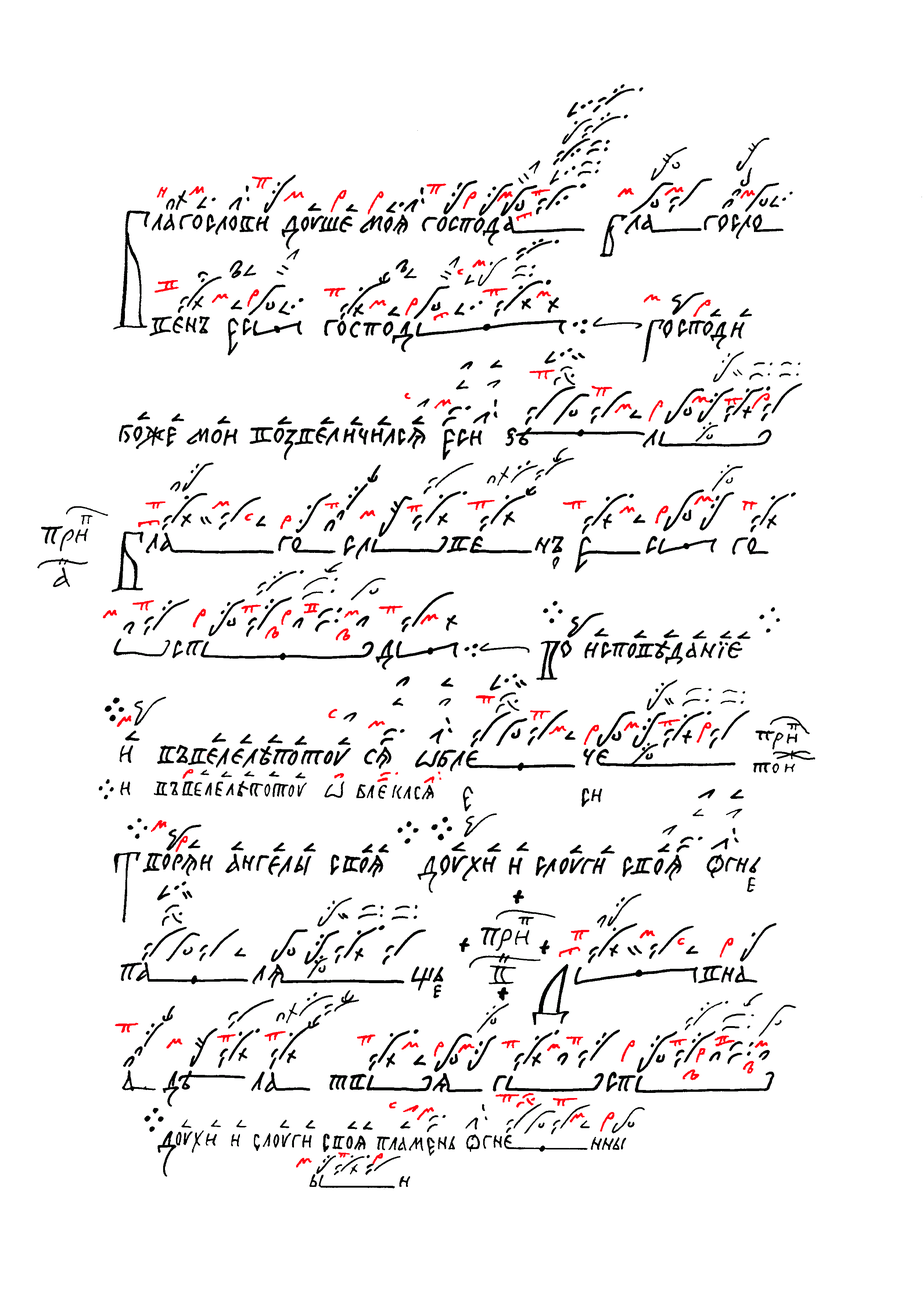
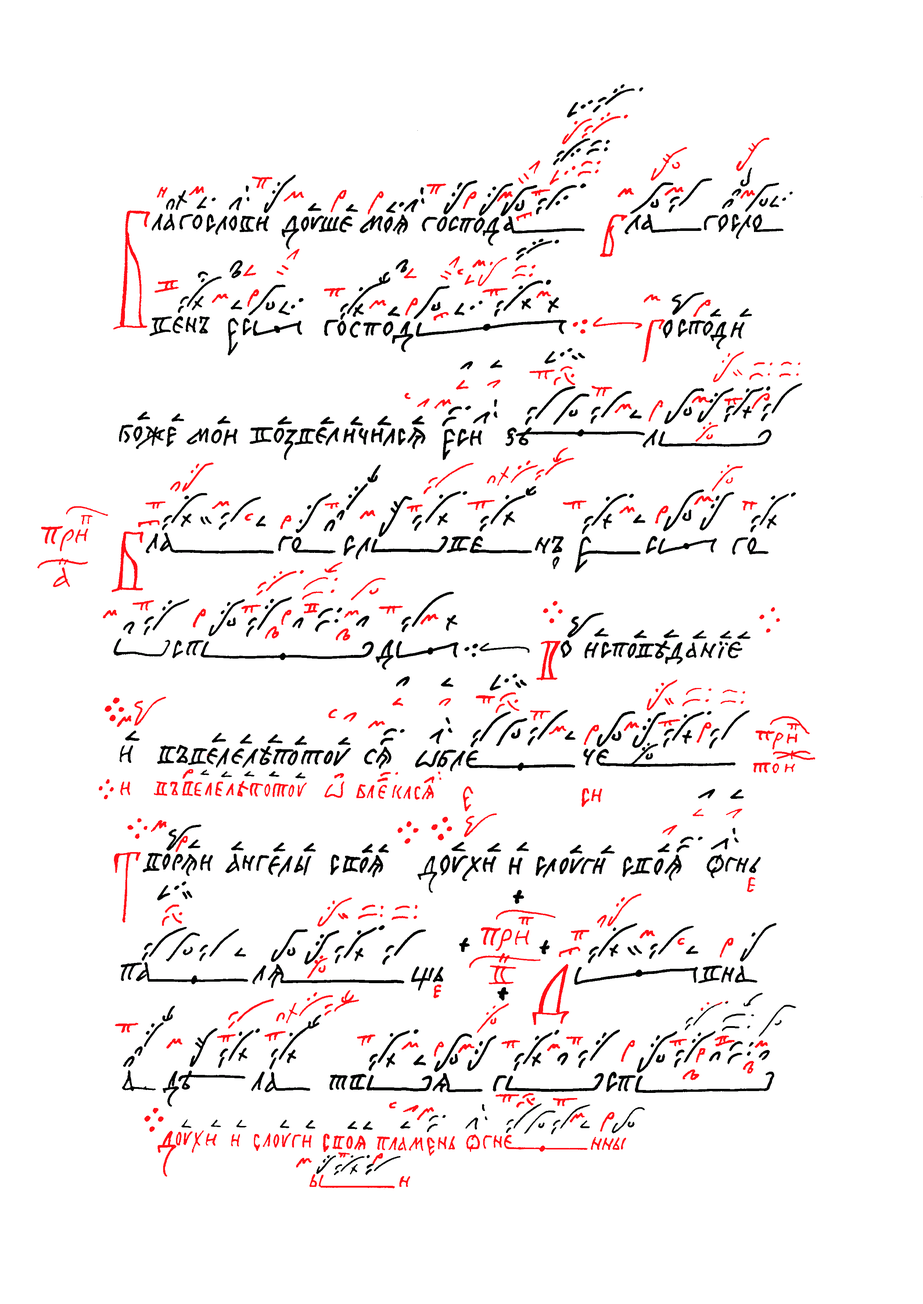
Before/after of a 923px x 1304px layered artwork. What changed in the layer stack:
painted on "Червила" over bbox(37, 112, 815, 1190)
painted on "Чернила" over bbox(37, 112, 815, 1190)
